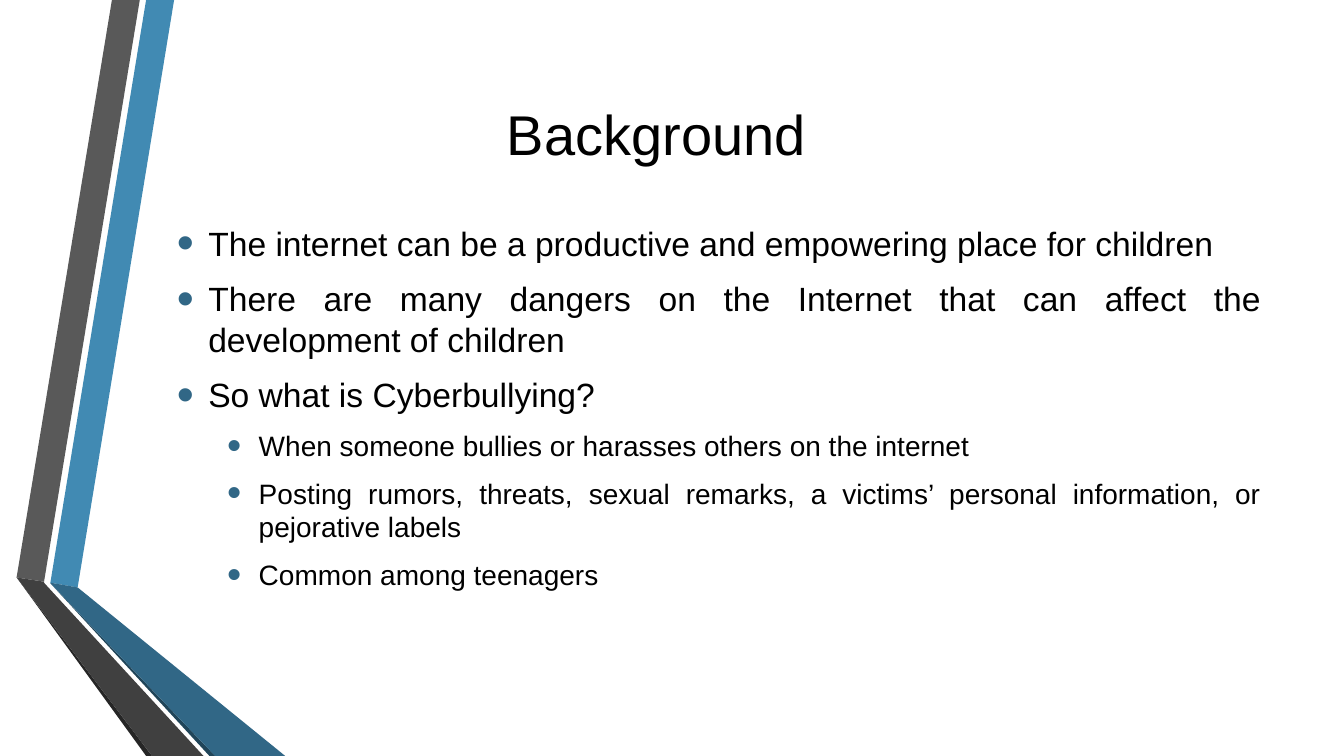
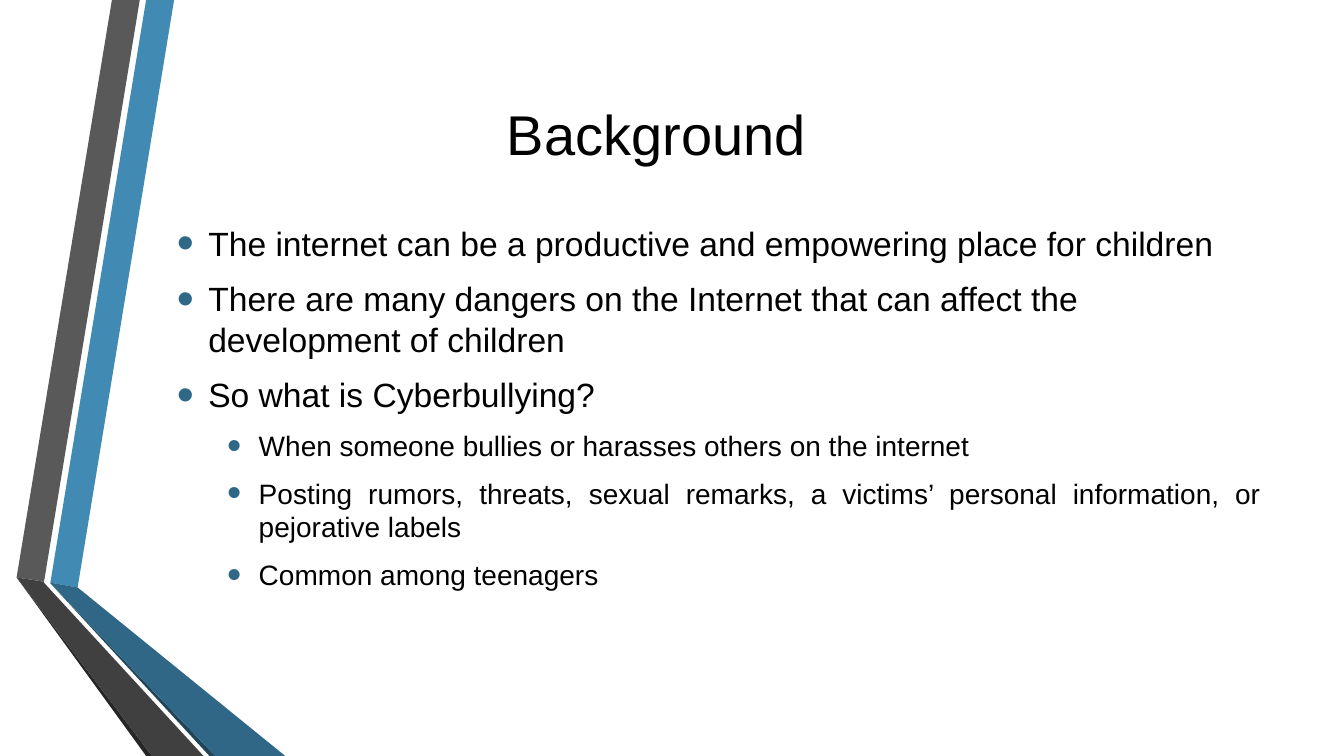
Before and after one commit to may-tal/nlpProject, a slide deck: slide 3 of CyberBullying.pptx. Drawn at 1344x756 pixels with LibreOffice and Linux fonts; fonts in the diff are those of the drawing; background and template pictures are left out. Boxes give left, top, right and bottom in pixels: in the first picture for what was removed or moved away, otherwise in the second. Text is boxed around its words. In the diff, an @@ line names an element or a change of style, - is before the commit and + after.

```diff
--- a/CyberBullying.pptx
+++ b/CyberBullying.pptx
@@ text at box(208, 231, 1213, 359): alignment justified to left @@
```
Also in this commit, not shown: 2 other slides changed, 39 other files.
